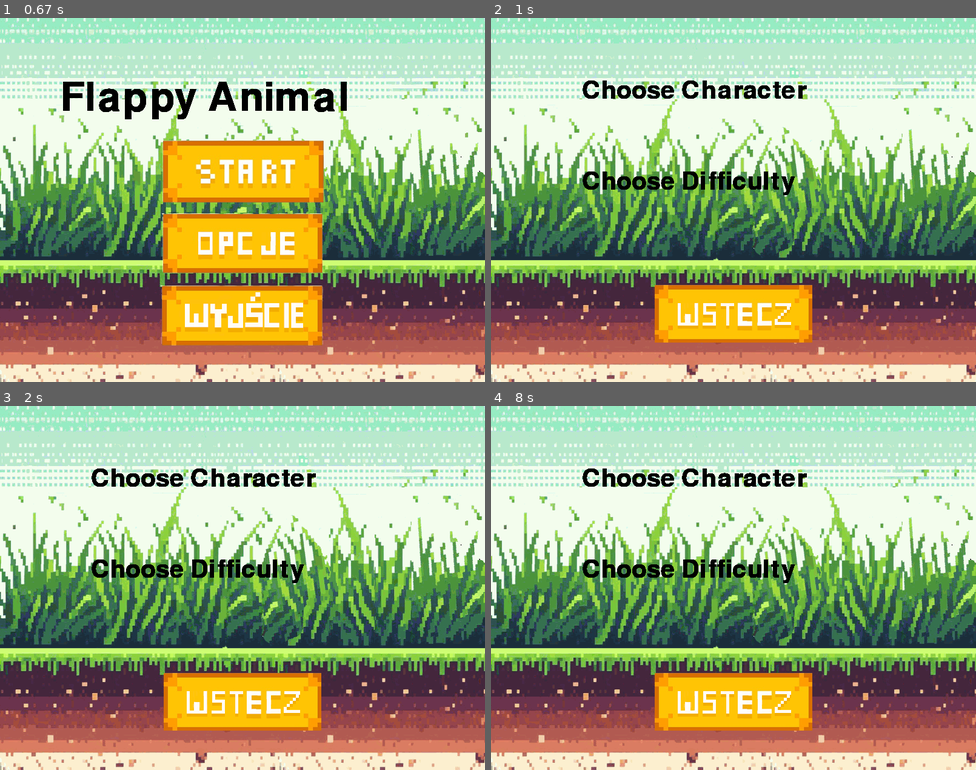
Above: before the commit, frames 1-4 (two rows, left to right).
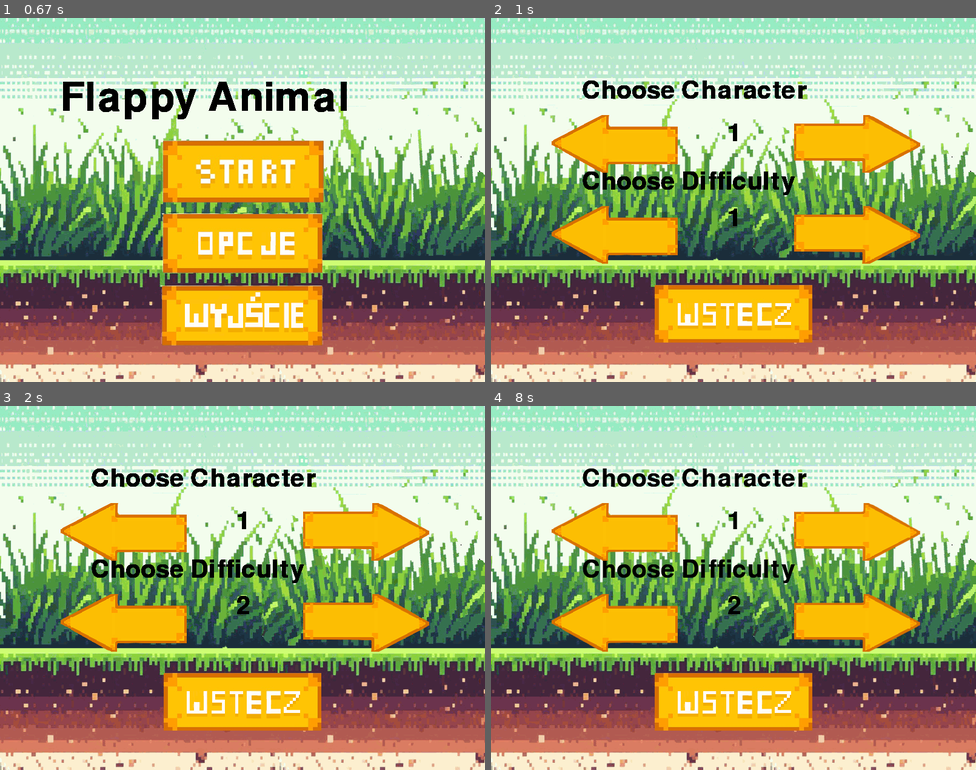
Above: after the commit, the same moments.

Repository: Juku02/Flappy-Animal
Game: pygame game, started from flappy_animal/__main__.py
The game is run twice, just before and just after one commit, with the same random seed, the same clock (stepped at 60 frames per second) and the same inputs.
Inputs (mouse positions are in pixels of both pictures, inside the frame that each line leads up to):
- Up to frame 1 (0.67 s): click (242, 200) at 0.38 s
- Up to frame 2 (1 s): click (714, 214) at 0.72 s
- Up to frame 3 (2 s): click (242, 700) at 1.05 s; click (242, 609) at 1.38 s; click (329, 628) at 1.72 s
- Up to frame 4 (8 s): press the mouse at (733, 700) at 2.03 s; move the mouse to (685, 617) at 2.13 s; release the mouse at (631, 529) at 2.27 s; press the mouse at (733, 700) at 2.37 s; move the mouse to (728, 711) at 2.47 s; release the mouse at (723, 719) at 2.6 s; click (782, 664) at 2.72 s; click (738, 722) at 3.05 s; press the mouse at (738, 722) at 3.37 s; move the mouse to (752, 664) at 3.47 s; release the mouse at (772, 609) at 3.6 s; click (762, 689) at 4.22 s; click (801, 609) at 6.05 s; click (733, 700) at 6.38 s; click (694, 653) at 7.22 s; press the mouse at (733, 700) at 7.53 s; move the mouse to (694, 668) at 7.63 s; release the mouse at (660, 638) at 7.77 s; click (883, 631) at 7.88 s

Frame 1 is identical in both runs. In frame 2, 10% of the frame differs, in the area x 12-89%, y 26-68%; in frame 3, 11%; in frame 4, 11%, in the area x 12-89%, y 17-68%.

Commit message:
Add reading and displaying config player character and difficult level

Diff:
--- a/flappy_animal/config/options.yaml
+++ b/flappy_animal/config/options.yaml
@@ -1,5 +1,5 @@
 player:
-  character: 1
+  character_splash: 1
   initial_position:
     x: 400
     y: 300
--- a/flappy_animal/core/config/parser.py
+++ b/flappy_animal/core/config/parser.py
@@ -1,11 +1,12 @@
 from configparser import ConfigParser
 import yaml
+
 class Parser(ConfigParser):
     def __init__(self, *args, **kwargs):
         super().__init__(*args, **kwargs)
 
     def read_yaml(self, file_path):
-        with open(file_path, 'r') as file:
+        with open("flappy_animal/config/" + file_path, 'r') as file:
             config_dict = yaml.safe_load(file)
 
         for section, options in config_dict.items():
@@ -14,7 +15,7 @@
                 self.set(section, option, str(value))
 
     def write_yaml(self, file_path):
-        with open(file_path, 'w') as file:
+        with open("flappy_animal/config/" + file_path, 'w') as file:
             config_dict = {}
             for section in self.sections():
                 config_dict[section] = {}
--- a/flappy_animal/core/controls/button.py
+++ b/flappy_animal/core/controls/button.py
@@ -1,9 +1,10 @@
 from flappy_animal.core.wrapper import PyGameWrapper
 class Button(object):
-    def __init__(self, name, location, image, window, function):
+    def __init__(self, name, location, image, window, function, func_args):
         self.name = name
         self.window = window
         self.funtion = function
+        self.func_args = func_args
         self.location = location
         self.image_name = image
         self.button_width = None
@@ -19,7 +20,9 @@
         self.window.blit(img, self.location)
 
     def click(self):
-        if self.funtion is not None:
+        if self.funtion is not None and self.func_args is not None:
+            self.funtion(self.func_args)
+        elif self.funtion is not None and self.func_args is None:
             self.funtion()
 
     def update(self, **kwargs):
--- a/flappy_animal/core/display/scene/basic.py
+++ b/flappy_animal/core/display/scene/basic.py
@@ -19,8 +19,8 @@
         text_box = TextBox( name, text, location, antialiasing, color, font, size)
         self.text_boxes.append(text_box)
 
-    def add_button(self, name, location, image, func=None):
-        button = (Button(name, location, image, self.window, func))
+    def add_button(self, name, location, image, func=None, func_args=None):
+        button = (Button(name, location, image, self.window, func, func_args))
         self.buttons.append(button)
 
     def create_event(self, type, data):
--- a/flappy_animal/core/display/scene/options.py
+++ b/flappy_animal/core/display/scene/options.py
@@ -1,6 +1,5 @@
 from flappy_animal.core.config import Parser
 from .basic import BasicScene
-# from flappy_animal.core.wrapper import PyGameWrapper
 from flappy_animal.core.utils import Event_value
 class OptionScene(BasicScene):
     def __init__(self, window, background,config_file, change_scane):
@@ -8,15 +7,30 @@
         self.window = window
         self.background = background
         self.config_file = config_file
-        self.config = Parser
+        self.config = Parser()
         self.parent_scene = change_scane
+        self.character_index = 1
+        self.difficulty_index = 1
 
-    def CharacterChoose(self):
-        # if self.config.has_section():
-            pass
+    def character_choose(self, index):
+        self.character_index += index
+        if 0 < self.character_index <= 3:
+            for box in self.text_boxes:
+                if box.name == 'Character_index':
+                    self.clear()
+                    box.update(text=str(self.character_index))
+        else:
+            self.character_index -= index
 
-    def Difficulty(self):
-        pass
+    def difficulty_choose(self, index):
+        self.difficulty_index += index
+        if 0 < self.difficulty_index <= 5:
+            for box in self.text_boxes:
+                if box.name == 'Difficulty_index':
+                    self.clear()
+                    box.update(text=str(self.difficulty_index))
+        else:
+            self.difficulty_index -= index
 
     def back_to(self):
         self.change_screen = self.parent_scene
@@ -26,10 +40,58 @@
 
     def draw(self):
         self.add_background(self.background)
-        self.add_textbox("Character","Choose Character", True, (0, 0, 0), (self.window.width/2 - 250, 100), 'pixelfy', 60)
-        self.add_textbox("Difficulty","Choose Difficulty", True, (0, 0, 0), (self.window.width/2 - 250, 250), 'pixelfy', 60)
-        # self.add_textbox("title","Floppy Animal", True, (0, 0, 0), (self.window.width/2 - 300, 400), 'pixelfy', 96)
-        self.add_button("Back", (270, 440), "wstecz.png", self.back_to)
+        self.add_textbox("Character",
+                         "Choose Character",
+                         True,
+                         (0, 0, 0),
+                         (self.window.width/2 - 250, 100),
+                         'pixelfy',
+                         60)
+        self.add_button("Left_char_button",
+                        (self.window.width/2 - 300, 160),
+                        "arrow_left.png",
+                        self.character_choose,
+                        (-1))
+        self.add_textbox("Character_index",
+                         str(self.character_index),
+                         True,
+                         (0, 0, 0),
+                         (self.window.width/2 - 10, 170),
+                         'pixelfy',
+                         60)
+        self.add_button("Right_char_button",
+                        (self.window.width / 2 + 100, 160),
+                        "arrow_right.png",
+                        self.character_choose,
+                        1)
+        self.add_textbox("Difficulty",
+                         "Choose Difficulty",
+                         True,
+                         (0, 0, 0),
+                         (self.window.width/2 - 250, 250),
+                         'pixelfy',
+                         60)
+        self.add_button("Left_dif_button",
+                        (self.window.width / 2 - 300, 310),
+                        "arrow_left.png",
+                        self.difficulty_choose,
+                        (-1))
+        self.add_textbox("Difficulty_index",
+                         str(self.difficulty_index),
+                         True,
+                         (0, 0, 0),
+                         (self.window.width / 2 - 10, 310),
+                         'pixelfy',
+                         60)
+        self.add_button("Right_dif_button",
+                        (self.window.width / 2 + 100, 310),
+                        "arrow_right.png",
+                        self.difficulty_choose,
+                        1)
+        self.add_button("Back",
+                        (270, 440),
+                        "wstecz.png",
+                        self.back_to)
 
     def update(self, **kwargs):
         self.window.update()
--- a/flappy_animal/core/runner/game.py
+++ b/flappy_animal/core/runner/game.py
@@ -42,9 +42,9 @@
                     self.window.resize(size, self.actual_screen)
 
                 elif event[0] == Event_value.CHANGE_SCENE.value:
-                    change_screen = event[1]
+                    screen = event[1]
                     self.actual_screen.clear()
-                    self.actual_screen = change_screen['change_screen']
+                    self.actual_screen = screen['change_screen']
                     self.actual_screen.update()
                     # print(change_screen['change_screen'])
 
Binary file changed: flappy_animal/assets/buttons/arrow_left.png
Binary file changed: flappy_animal/assets/buttons/arrow_right.png
